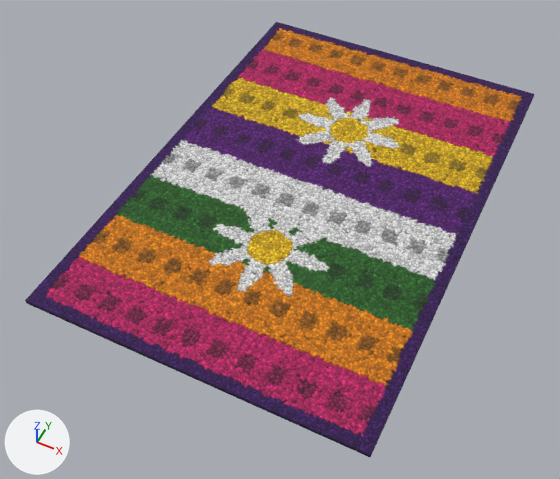
Before and after pictures for a commit that changed the Blender file Modelos/Yasser/tapete_franjas.blend.
Before and after are seen from a camera (50 mm lens) standing at (1.64, -3.8, 4.0) and looking at (-0.07, -0.38, -0.26). Lighting does not change. The marker at lower left points along +X, +Y and +Z. The picture after the commit comes second.

Names of what the first picture shows: 'tapete_franjas'.
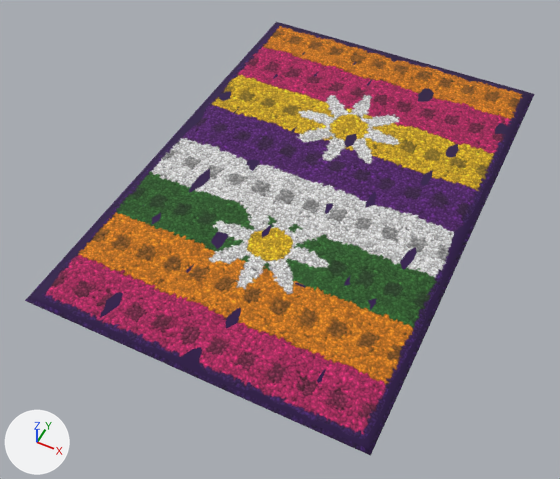
The change, as JSON lines over the scene's bpy script:
```json
{"block": "me_plane", "where": "# used by ob_tapete_franjas; location = (0.0, 0.0, 0.0)"}
{"op": "remove", "block": "me_plane", "code": "me_plane.from_pydata(...)  # 4 vertices, 1 face; spans x -1.2..1.2, y -1.8..1.8, z 0.0"}
{"op": "add", "block": "me_plane", "code": "me_plane.from_pydata(...)  # 1777 vertices, 1697 faces; spans x -1.2..1.2, y -1.8..1.8, z 0.0..0.05"}
{"block": "me_plane", "change": "me_plane part 1: 1773 vertices added at x -1.2..1.2, y -1.8..1.8, z 0.0..0.05"}
{"block": "me_plane", "change": "me_plane part 2: the surface is now shaded smooth"}
```

What differs and where, as boxes [x1, y1, x2, y2] in the pictures (560 x 479 px):
```json
{"object": "tapete_franjas", "change": "reshaped", "before": [25, 22, 535, 457], "after": [25, 22, 535, 456]}
{"part": 1, "of": "me_plane", "change": "added", "after": [25, 22, 535, 456]}
```
